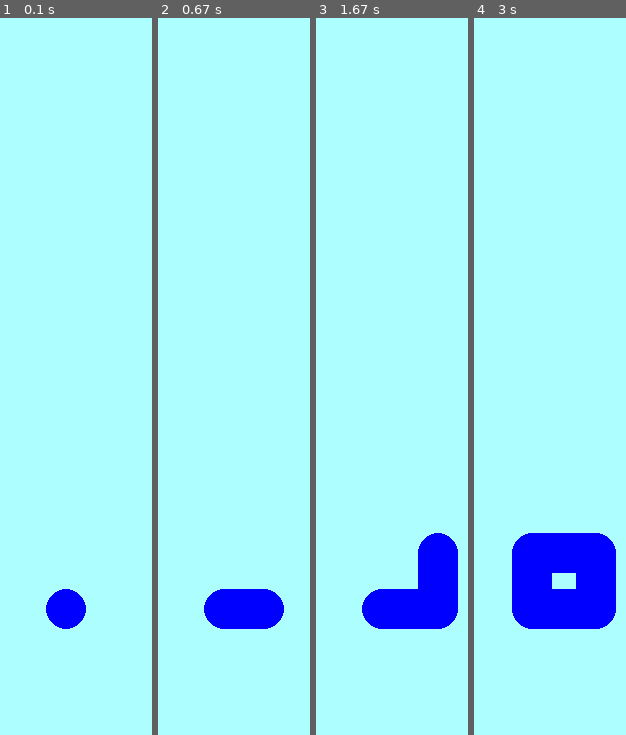
Above: before the commit, frames 1-4 (left to right).
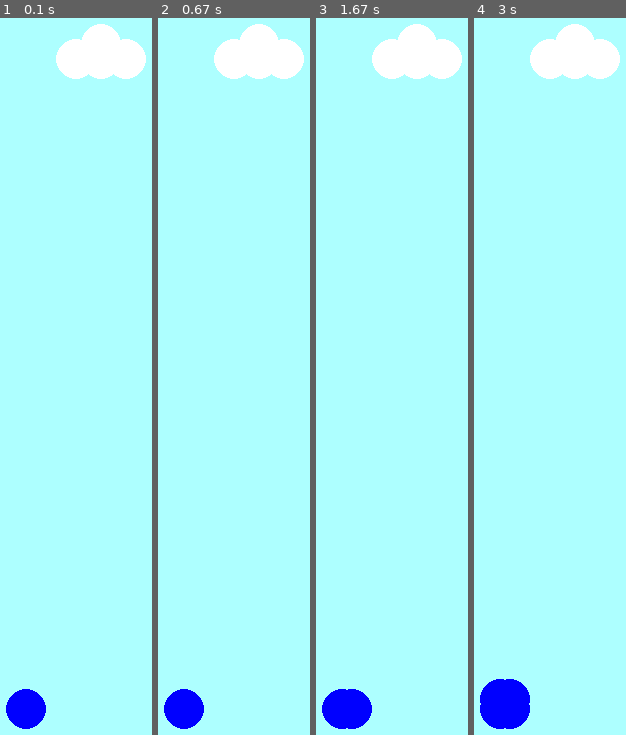
Above: after the commit, the same moments.

Repository: ElisaMero/ot_harjoitustyo
Game: pygame game, started from src/mainplatform.py
Two runs of this game, one before a commit and one after it. Both use one fixed random seed, a clock stepped at 60 frames per second and the inputs below.
Inputs:
- Up to frame 1 (0.1 s): no input
- Up to frame 2 (0.67 s): hold Right from 0.33 s (still down)
- Up to frame 3 (1.67 s): release Right at 0.8 s; hold Up 0.83-1.3 s
- Up to frame 4 (3 s): hold Left 1.83-2.37 s; hold Down 2.4-2.87 s

The runs differ from the first frame. In frame 1, 5.5% of the frame differs, in the area x 3-97%, y 0-100%; in frame 2, 7.0%; in frame 3, 9.9%; in frame 4, 14%.

Commit message:
korjauksii

Diff:
--- a/src/controls.py
+++ b/src/controls.py
@@ -1,8 +1,16 @@
 import pygame
-import mainplatform
+from mainplatform import PlatformJumpingGame
 #from elements import pygamepictures (?)
 
 class Movements:
     def __init__(self):
         self.x = 0
         self.y = 0
+        self.rect = pygame.draw.circle(self.screen, "blue", (100, 100), 20)
+        self.draw()
+
+    def draw():
+        pygame.draw.circle(PlatformJumpingGame.self.screen, "blue", (100, 100), 20)
+
+if __name__ == "__main__":
+    Movements()
--- a/src/mainplatform.py
+++ b/src/mainplatform.py
@@ -2,20 +2,31 @@
 #import unittest?!
 #import os??
 
-
 import pygame
+#from controls import Movements
 
 class PlatformJumpingGame:
     def __init__(self):
         pygame.init()
         self.screen = pygame.display.set_mode((840,780))
         self.screen.fill((173, 255, 255))
+        self.x = 50
+        self.y = 750
+        self.player = pygame.draw.circle(self.screen, "blue", (self.x, self.y), 20)
+
+        pygame.draw.circle(self.screen, (255,255,255), (100, 100), 20)
+        pygame.draw.circle(self.screen, (255,255,255), (150, 100), 20)
+        pygame.draw.circle(self.screen, (255,255,255), (125, 85), 20)
+        pygame.draw.circle(self.screen, (255,255,255), (125, 100), 20)
 
         self.loop()
 
     def loop(self):
         self.screenview()
         self.item1()
+
+    def background(self):
+        pass
 
 
     def screenview(self):
@@ -27,78 +38,83 @@
                 if happening.type == pygame.QUIT:
                     exit()
 
-    def item1(self):
-
-      #alustava kokeilu pallon hallinnasta ja luonnista:
-
-        x = 90
-        y = 650
-
-
-
-
-
-        oikealle = False
-        vasemmalle = False
-        ylos = False
-        alas = False
-        clock = pygame.time.Clock()
-
-        while True:
-            for tapahtuma in pygame.event.get():
-                if tapahtuma.type == pygame.KEYDOWN:
-                    if tapahtuma.key == pygame.K_LEFT:
-                        vasemmalle = True
-                    if tapahtuma.key == pygame.K_RIGHT:
-                        oikealle = True
-                    if tapahtuma.key == pygame.K_UP:
-                        ylos = True
-                    if tapahtuma.key == pygame.K_DOWN:
-                        alas = True
-                # huomaa ero: K_UP ja pygame.KEYUP !!
-
-                if tapahtuma.type == pygame.KEYUP:
-                    if tapahtuma.key == pygame.K_LEFT:
-                        vasemmalle = False
-                    if tapahtuma.key == pygame.K_RIGHT:
-                        oikealle = False
-                    if tapahtuma.key == pygame.K_UP:
-                        ylos = False
-                    if tapahtuma.key == pygame.K_DOWN:
-                        alas = False
-
-                if tapahtuma.type == pygame.QUIT:
-                    exit()
-
-            if oikealle:
-                x += 2
-            if vasemmalle:
-                x -= 2
-            if ylos:
-                y -= 2
-            if alas:
-                y += 2
-
-            player = pygame.draw.circle(self.screen, "blue", (x, y), 20)
-
+    def drawing(self, coordinates):
+            pygame.display.update()
+            self.player = pygame.draw.circle(self.screen, "blue", (coordinates), 20)
 
             #self.screen.blit(player, (x,y)) wut
 
             pygame.display.update()
+            self.item1()
+
+
+    def item1(self):
+        #Movements.draw() misk eitoimi importtaaminen, selvitä!
+        #alustava kokeilu pallon hallinnasta ja luonnista:
+
+
+        clock = pygame.time.Clock()
+        pygame.display.update()
+
+        coordinates = (self.x, self.y)
+
+        left = False
+        right = False
+        up = False
+        down = False
 
 
 
+        while True:
+            for happens in pygame.event.get():
+                if happens.type == pygame.KEYDOWN:
+                    key = happens.key
+                    if key == pygame.K_LEFT:
+                        left = True
+                        self.x -= 10
+                        self.drawing(coordinates)
+                    if key == pygame.K_RIGHT:
+                        right = True
+                        self.x += 10
+                        self.drawing(coordinates)
+
+
+                # onko välttämättömiä hyppäämisen kannalta?:
+                    if key == pygame.K_UP:
+                        up = True
+                        self.y -= 10
+                        self.drawing(coordinates)
+                    if key == pygame.K_DOWN:
+                        down = True
+                        self.y += 10
+                        self.drawing(coordinates)
+
+                if happens.type == pygame.QUIT:
+                    exit()
+
+
+                if happens.type == pygame.KEYUP:
+                    key = happens.key
+                    if key == pygame.K_LEFT:
+                        left = False
+                    if key == pygame.K_RIGHT:
+                        right = False
+                    if key == pygame.K_UP:
+                        up = False
+                    if key == pygame.K_DOWN:
+                        down = False
+
+
+                if happens.type == pygame.QUIT:
+                    exit()
+
+
+
+            pygame.display.update()
             pygame.display.flip()
             clock.tick(60)
 
 
 
-
-
-
-
-
-
-
 if __name__== "__main__":
     PlatformJumpingGame()
